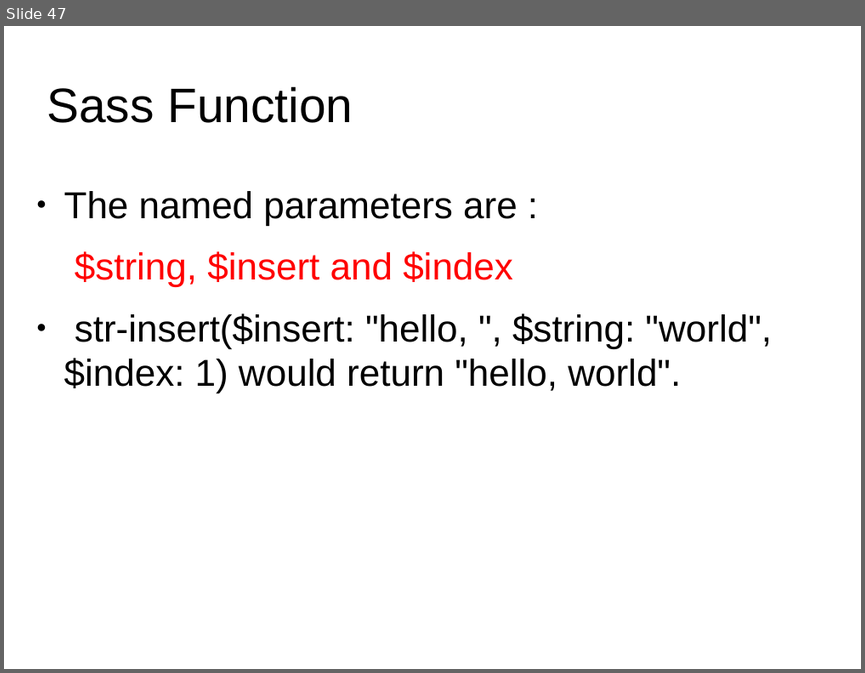
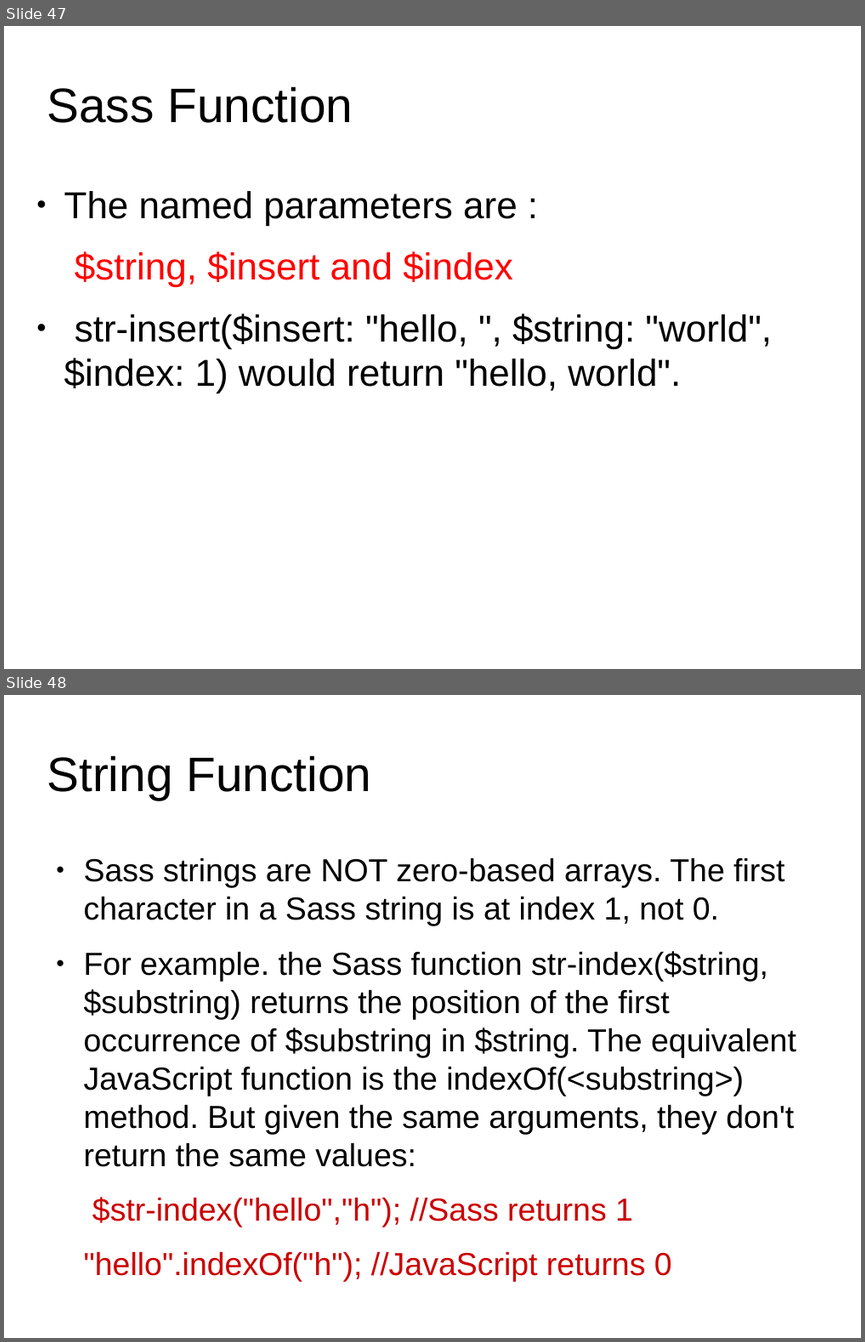
Before and after one commit to anumsh/SASS-Basics, a slide deck: SASS_basics.odp. Shown one above the other, each under a label of ours: slide 47 before the commit, slides 47 and 48 after it. The pictures are 865x673 and 865x1342 pixels, drawn with LibreOffice and Linux fonts; fonts in the diff are those of the drawing; background and template pictures are left out. Boxes give left, top, right and bottom in pixels: in the first picture for what was removed or moved away, otherwise in the second. Text is boxed around its words. In the diff, an @@ line names an element or a change of style, - is before the commit and + after.

Commit message:
feat: String Functions

```diff
--- a/SASS_basics.odp
+++ b/SASS_basics.odp
@@ slide 48 added at [4, 695, 861, 1338], background #FFFFFF @@
@@ title added at [46, 755, 372, 800], 44.8 pt, text #000000 @@
+String Function
@@ text added at [84, 858, 796, 1226], 29.5 pt, text #000000 @@
+● Sass strings are NOT zero-based arrays. The first character in a Sass string is at index 1, not 0.
+● For example. the Sass function str-index($string, $substring) returns the position of the first occurrence of $substring in $string. The equivalent JavaScript function is the indexOf(<substring>) method. But given the same arguments, they don't return the same values:
+$str-index("hello","h"); //Sass returns 1
+"hello".indexOf("h"); //JavaScript returns 0
```
Also in this commit, not shown: 1 other slide added.
